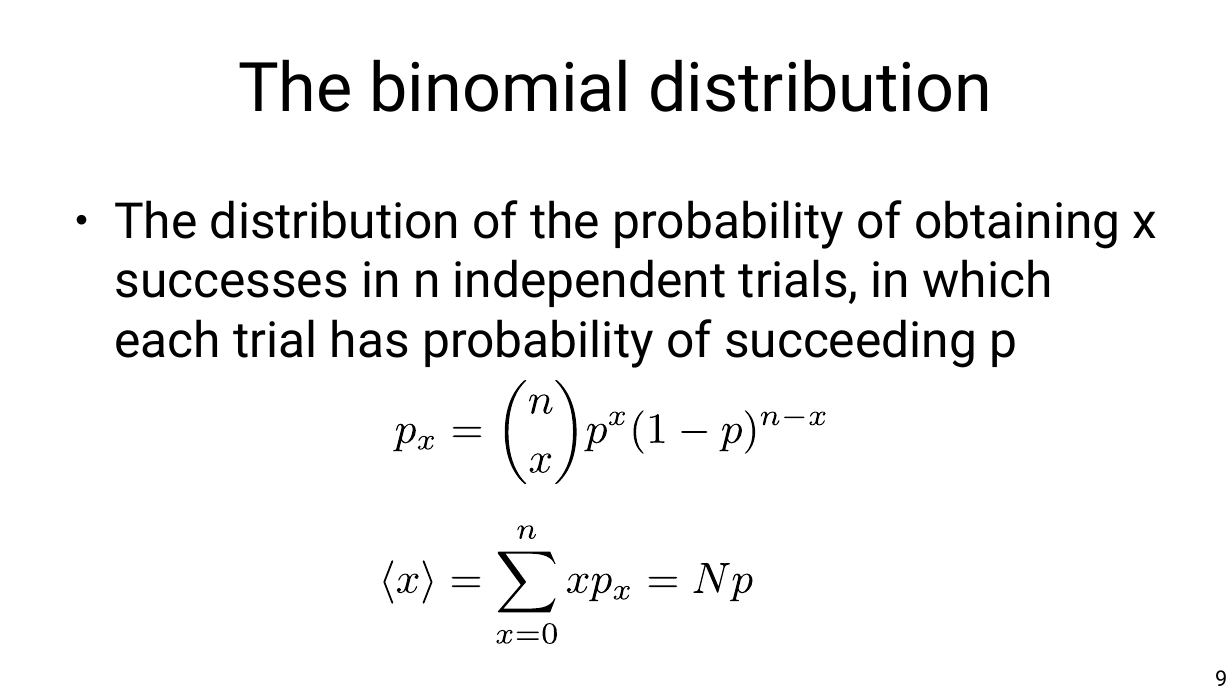
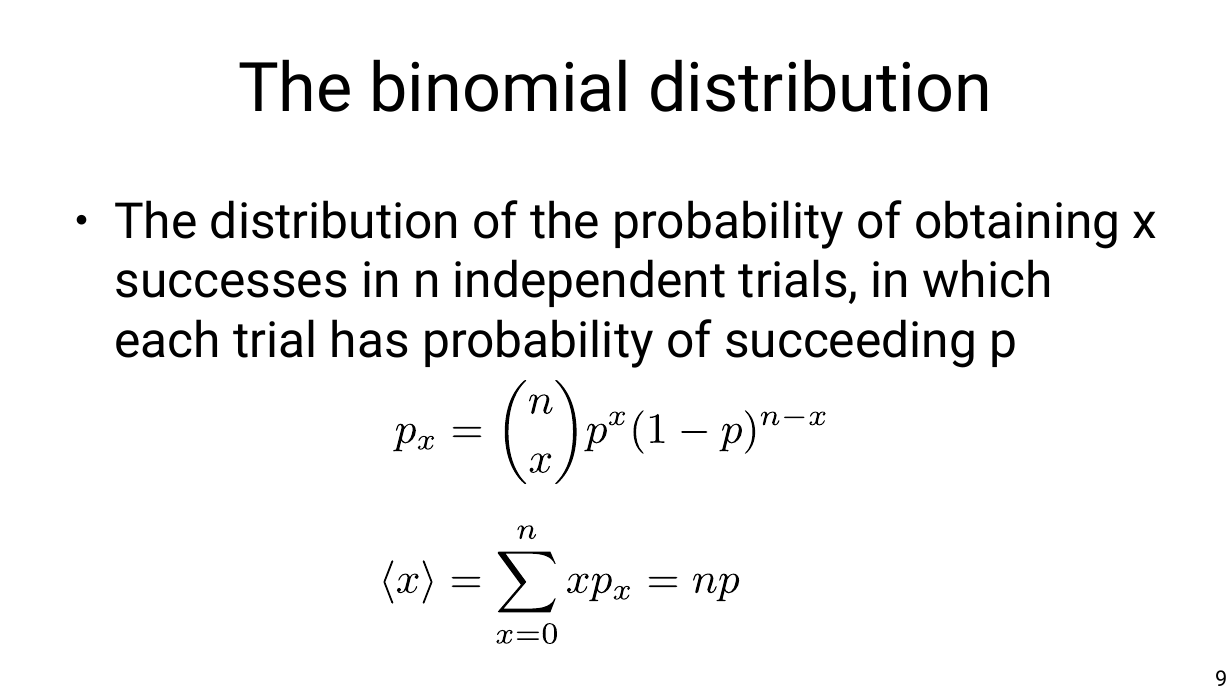
Before and after one commit to chatox/networks-science-course, a slide deck: slide 9 of theory/tt03_random_networks.odp. Drawn at 1232x693 pixels with LibreOffice and Linux fonts; fonts in the diff are those of the drawing. Boxes give left, top, right and bottom in pixels: in the first picture for what was removed or moved away, otherwise in the second. Text is boxed around its words. In the diff, an @@ line names an element or a change of style, - is before the commit and + after.

```diff
--- a/theory/tt03_random_networks.odp
+++ b/theory/tt03_random_networks.odp
@@ freeform shape: place and size @@
-freeform shape at box(379, 525, 754, 643)
+freeform shape at box(379, 525, 740, 643)
@@ freeform shape: place and size @@
-freeform shape at box(693, 563, 730, 594)
+freeform shape at box(693, 574, 717, 594)
@@ freeform shape: place and size @@
-freeform shape at box(730, 574, 752, 601)
+freeform shape at box(717, 574, 739, 601)
```
Also in this commit, not shown: 11 other slides changed, 1 other file.
